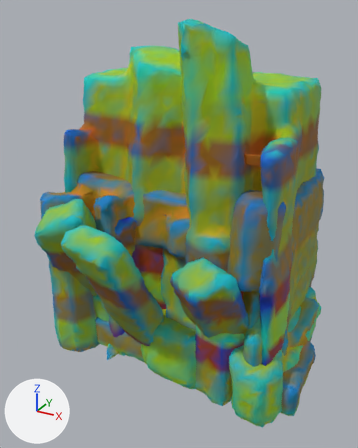
What one commit did to the glTF model models/parkkit/rockkit.glb.
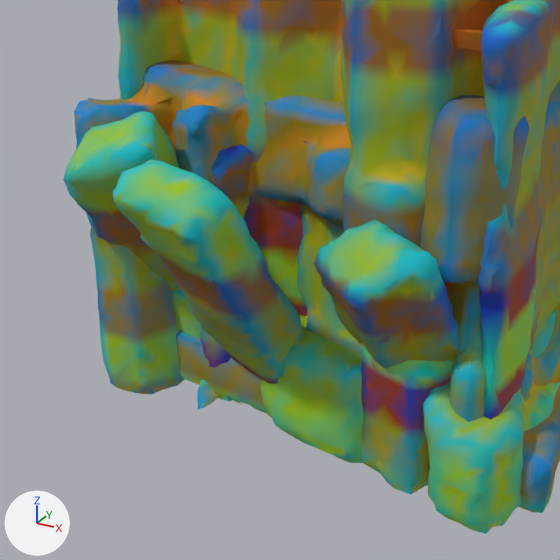
Each version appears first whole from a 50 mm camera at (2.91, -5.62, 4.48) aimed at (0.03, -0.39, 1.87), and next in a close-up on the part from 0% to 85% of the width and 31% to 99% of the height. The lights are fixed; the arrows at lower left show +X, +Y and +Z. The older version's two pictures come first. Objects named as collision shapes, trigger or cutter boxes, shadow casters or lower levels of detail are left out.

The first close-up shows 'rk2_cap_lod0', 'rk2_foot_lod0', 'rk2_grotto_lod0', 'rk2_pillars_low_lod0', 'rk2_pillars_tall_lod0', 'rk2_slabs_lod0'.
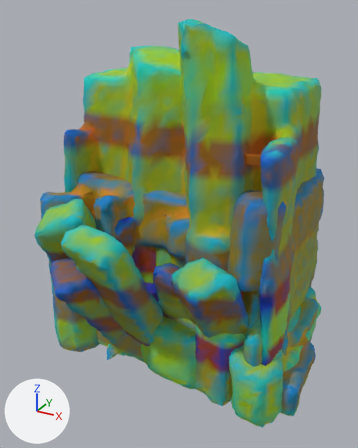
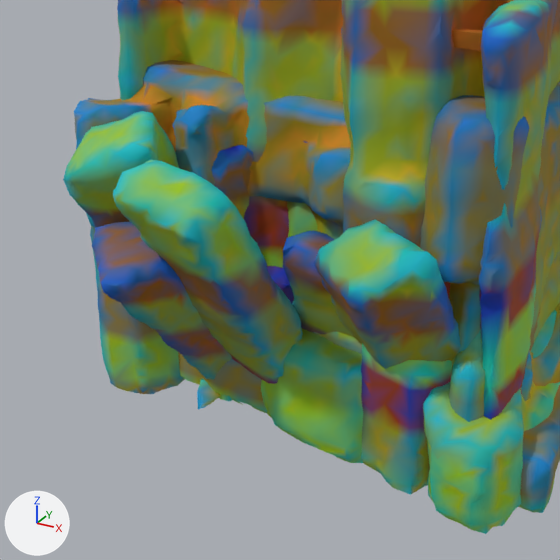
Pixel boxes [x1, y1, x2, y2] of what changed, in the close-ups (560 x 560 px):
'rk3_wedge_lod0', added
    after: [92, 222, 354, 380]
'rk3_broken_lod0', added (green)
    after: [287, 201, 317, 298]
'rk3_block_lod0', added (blue)
    after: [267, 266, 294, 304]

What changed in the scene script:
```text
Add me_rk3_broken_lod0:
    me_rk3_broken_lod0.from_pydata(...)  # 1592 vertices, 3061 faces; spans x -1.01..0.97, y -0.85..0.83, z -0.17..2.04
    me_rk3_broken_lod0.materials.append(mat_rocaille_concrete)
Add me_rk3_wedge_lod0:
    me_rk3_wedge_lod0.from_pydata(...)  # 1698 vertices, 3270 faces; spans x -1.22..1.13, y -1.94..0.95, z -0.3..1.59
    me_rk3_wedge_lod0.materials.append(mat_rocaille_concrete)
Add me_rk3_block_lod0:
    me_rk3_block_lod0.from_pydata(...)  # 1116 vertices, 2104 faces; spans x -0.93..1.02, y -0.95..0.74, z -0.18..1.12
    me_rk3_block_lod0.materials.append(mat_rocaille_concrete)
Add ob_rk3_broken_lod0:
    ob_rk3_broken_lod0 = bpy.data.objects.new('rk3_broken_lod0', me_rk3_broken_lod0)
    ob_rk3_broken_lod0.location = (0.0, 0.0, 0.0)
Add ob_rk3_wedge_lod0:
    ob_rk3_wedge_lod0 = bpy.data.objects.new('rk3_wedge_lod0', me_rk3_wedge_lod0)
    ob_rk3_wedge_lod0.location = (0.0, 0.0, 0.0)
Add ob_rk3_block_lod0:
    ob_rk3_block_lod0 = bpy.data.objects.new('rk3_block_lod0', me_rk3_block_lod0)
    ob_rk3_block_lod0.location = (0.0, 0.0, 0.0)
```
